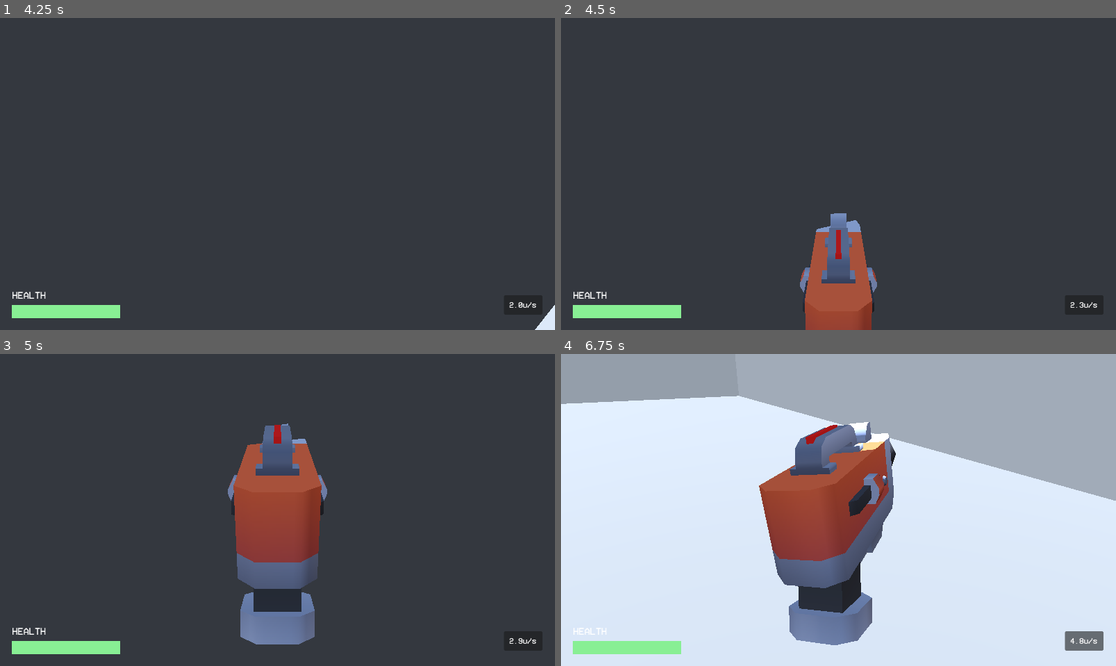
Above: before the commit, frames 1-4 (two rows, left to right).
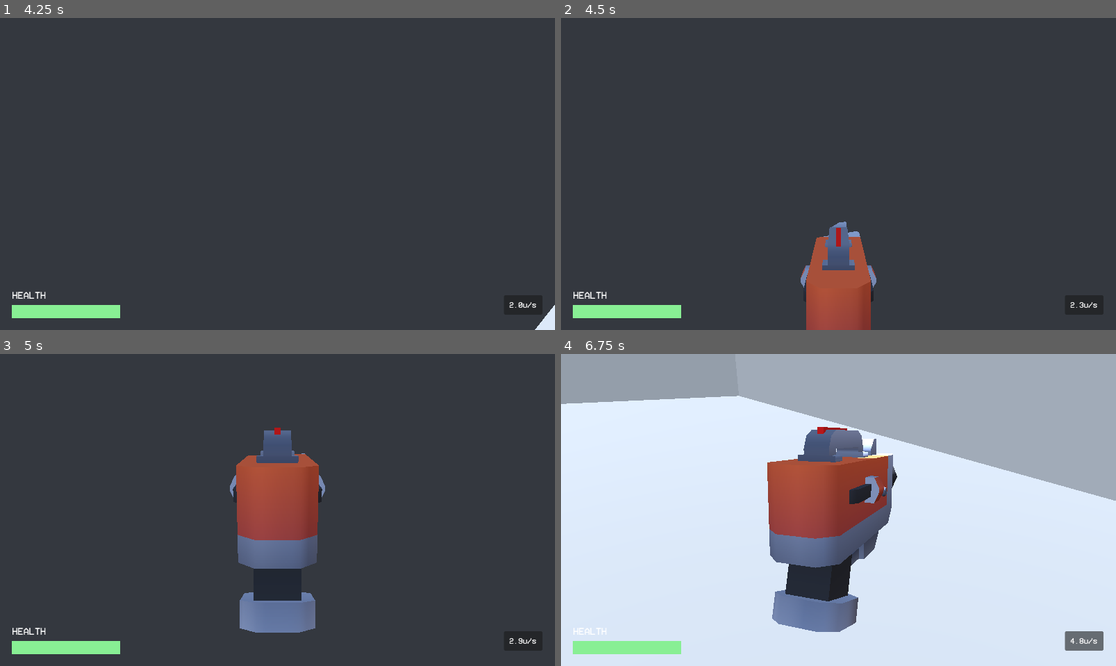
Above: after the commit, the same moments.

Repository: ts-scik/goop-gun
Game: Godot game, scene res://Prefabs/main_scene.tscn
The game is run twice, just before and just after one commit, with the same random seed, the same clock (stepped at 60 frames per second) and the same inputs. The engine's default icon, where the game draws it, is replaced by a stand-in: a white triangle on a blue panel in a dark square.
Inputs (mouse positions are in pixels of both pictures, inside the frame that each line leads up to):
- Up to frame 1 (4.25 s): tap Enter at 0.5 s; move the mouse to (305, 174) at 0.52 s; hold Right mouse button (aim_btn) 0.53-1.28 s; hold W (forward) from 0.53 s (still down); tap Space (jump) at 0.77, 1.52, 3.02, 3.77 s; move the mouse to (249, 174) at 1.27 s; tap Ctrl (crouch) at 1.35 s; move the mouse to (288, 167) at 2.02 s; hold Shift (run) 2.03-2.78 s; move the mouse to (271, 180) at 2.77 s; click (271, 180) at 2.85 s; move the mouse to (316, 177) at 3.52 s; hold Right mouse button (aim_btn) from 3.53 s (still down); tap R (reload) at 4.15 s
- Up to frame 2 (4.5 s): keep holding W (forward); move the mouse to (794, 170) at 4.27 s; release Right mouse button (aim_btn) at 4.28 s; tap Ctrl (crouch) at 4.35 s
- Up to frame 3 (5 s): keep holding W (forward); tap Space (jump) at 4.52 s
- Up to frame 4 (6.75 s): tap Space (jump) at 5, 6.02 s; move the mouse to (844, 510) at 5.02 s; hold Shift (run) 5.03-5.78 s; move the mouse to (816, 503) at 5.77 s; release W (forward) at 5.78 s; hold D (right) 5.78-6.53 s; click (816, 503) at 5.85 s; move the mouse to (866, 510) at 6.52 s; hold W (forward) from 6.53 s (still down); hold Right mouse button (aim_btn) from 6.53 s (still down)

Frame 1 is identical in both runs. In frame 2, 0.9% of the frame differs, in the area x 43-57%, y 62-100%; in frame 3, 3.9%; in frame 4, 6.2%, in the area x 35-61%, y 21-94%.

Commit message:
more reload work

Diff:
--- a/Prefabs/Player/camera_controller.tscn
+++ b/Prefabs/Player/camera_controller.tscn
@@ -8,9 +8,9 @@
 [ext_resource type="PackedScene" uid="uid://32skufn11hat" path="res://Prefabs/UI/gun_canvas.tscn" id="6_qfa8c"]
 [ext_resource type="Script" uid="uid://dqx53eq38r370" path="res://Scripts/Player/CameraController/CameraStates/Standard/std_aim_in.gd" id="7_qflef"]
 [ext_resource type="Script" uid="uid://byl3q0kqboru2" path="res://Scripts/Player/CameraController/CameraStates/Standard/std_aim_out.gd" id="8_x1jbq"]
-[ext_resource type="Script" uid="uid://y7afsxon6pw3" path="res://Scripts/Player/CameraController/CameraStates/Reload/reload.gd" id="9_x1jbq"]
-[ext_resource type="Script" uid="uid://cmusqkaw0ownb" path="res://Scripts/Player/CameraController/CameraStates/Reload/reload_in.gd" id="10_qfa8c"]
-[ext_resource type="Script" uid="uid://drp6y868ldt26" path="res://Scripts/Player/CameraController/CameraStates/Reload/reload_out.gd" id="11_y6rwu"]
+[ext_resource type="Script" uid="uid://y7afsxon6pw3" path="res://Scripts/Player/CameraController/CameraStates/Handling/handling.gd" id="9_x1jbq"]
+[ext_resource type="Script" uid="uid://cmusqkaw0ownb" path="res://Scripts/Player/CameraController/CameraStates/Handling/handling_in.gd" id="10_qfa8c"]
+[ext_resource type="Script" uid="uid://drp6y868ldt26" path="res://Scripts/Player/CameraController/CameraStates/Handling/handling_out.gd" id="11_y6rwu"]
 
 [sub_resource type="Curve" id="Curve_7w2as"]
 _limits = [-1.0, 1.0, 0.0, 1.0]
@@ -46,11 +46,11 @@
 [node name="AimOut" type="Node" parent="StateMachine"]
 script = ExtResource("8_x1jbq")
 
-[node name="Reload" type="Node" parent="StateMachine"]
+[node name="Handling" type="Node" parent="StateMachine"]
 script = ExtResource("9_x1jbq")
 
-[node name="ReloadIn" type="Node" parent="StateMachine"]
+[node name="HandlingIn" type="Node" parent="StateMachine"]
 script = ExtResource("10_qfa8c")
 
-[node name="ReloadOut" type="Node" parent="StateMachine"]
+[node name="HandlingOut" type="Node" parent="StateMachine"]
 script = ExtResource("11_y6rwu")
--- a/Scripts/Player/CameraController/CameraStates/Reload/reload_out.gd
+++ b/Scripts/Player/CameraController/CameraStates/Handling/handling.gd
@@ -3,15 +3,20 @@
 
 
 ## Called by the state machine when receiving unhandled input events.
-func handle_input(_event: InputEvent) -> void:
-	if _event.is_action_pressed("reload"):
-		finished.emit("ReloadIn")
+func handle_input(event: InputEvent) -> void:
+	if event.is_action_pressed("reload"):
+		finished.emit("HandlingOut")
+	if Input.mouse_mode == Input.MOUSE_MODE_CAPTURED:
+		# Handle mouse movement
+		if event is InputEventMouseMotion:
+			cmk.mouse_input.x += -event.screen_relative.x * cmk.mouse_sensitivity
+			cmk.mouse_input.y += -event.screen_relative.y * cmk.mouse_sensitivity
+			cmk.gun_input_rotation.y += cmk.mouse_input.x * cmk.camera_sensitivity
+			cmk.gun_input_rotation.x += cmk.mouse_input.y * cmk.camera_sensitivity
 
 
 ## Called by the state machine on the engine's main loop tick.
 func update(delta: float) -> void:
-	cmk.reload_timer = max(cmk.reload_timer-delta, 0.0)
-
 	# Handle mouse input
 	var cam_target_fov : float = self._determine_zoom_fov()
 	var cam_target_tf : Transform3D = self._get_camera_target_transform()
@@ -27,22 +32,17 @@
 	# --- GUNCONTROLLER --- #
 	# Update the gun's position + rotation - MUST BE AFTER MOUSE/CAMERA UPDATES!!
 	# ... at least it did at some point!!
-	_get_gun_target_transform(delta) # [ABSTRACT]
+	_get_gun_target_transform(delta)
 
-	if(cmk.reload_timer <= 0.0):
-		finished.emit("Unaimed")
-		return
+	# --- CLEANUP --- #
+	# Reset mouse input for next frame
+	cmk.mouse_input = Vector2.ZERO
 
 
 ## Returns desired FOV value at current frame
 func _determine_zoom_fov() -> float:
-	if cmk.reload_timer <= 0.0:
-		return cmk.desired_fov
-	return lerpf(
-		cmk.desired_fov,
-		cmk.desired_fov * cmk.reload_fov_percent,
-		cmk.reload_timer / cmk.reload_entry_time
-	)
+	return cmk.desired_fov * cmk.reload_fov_percent
+	#return cmk.desired_fov
 
 
 ## Returns target transform for camera
@@ -58,7 +58,7 @@
 		player_interp.origin + # player origin
 		(player_interp.basis * cmk.gck.gun_reload_position)# holstered position (relative to player
 	)
-	# get position of player head
+	# get position of player head on global coordinate
 	var player_head_interp : Transform3D = (
 		cmk.pmk.camera_controller_anchor.get_global_transform_interpolated()
 	)
@@ -67,21 +67,19 @@
 		gun_target_pos_glob - player_head_interp.origin
 	)
 	# set camera anchor angle to the calculated head-to-gun angle
-	var target_basis = Basis.looking_at(head_to_gun_vec, Vector3.UP, false)
-	var start_basis = Basis.from_euler(
-		Vector3(cmk.input_rotation.x, cmk.input_rotation.y, 0.0)
-	)
-	out_tf.basis = lerp(start_basis, target_basis, cmk.reload_timer/cmk.reload_entry_time)
+	out_tf.basis = Basis.looking_at(head_to_gun_vec, Vector3.UP, false)
 	# set camera position to head position
 	out_tf.origin = player_head_interp.origin
 	# return new camera target transform
 	return out_tf
 
 
+## Gets target transform for gun
 func _get_gun_target_transform(delta) -> Transform3D:
+	# --- GUNMODEL--- #
 	# Create temp output transform
 	var out_tf : Transform3D
-	# get target pos/rot
+	# get base gun target position
 	var player_interp := cmk.pmk.get_global_transform_interpolated()
 	var gun_target_pos : Vector3 = cmk.to_local(
 		player_interp.origin + # player origin
@@ -89,21 +87,29 @@
 		-cmk.gck.gun_model_holder_basepos +
 		cmk.bob_vec # camera viewbob # TODO kinda hate that we have to do this
 	)
-	var gun_start_pos : Vector3 = cmk.to_local(
-		player_interp.origin + # player origin
-		(player_interp.basis * cmk.gck.holstered_pos) + # holstered position (relative to player
-		cmk.bob_vec # camera viewbob # TODO kinda hate that we have to do this
-	)
-	var gun_target_rot : Vector3 = cmk.gck.gun_reload_rotation - Vector3(cmk.rotation.x,0,0)
+	# get base gun target rotation
+	var gun_target_rot : Vector3 = Vector3.ZERO
+	# add reload target rotation
+	gun_target_rot += cmk.gck.gun_reload_rotation
+	# add input rotation
+	gun_target_rot += Vector3(cmk.gun_input_rotation.x, cmk.gun_input_rotation.y, 0)
 
 	# Determine unaimed TF
 	out_tf.basis = Basis.from_euler(gun_target_rot)
-	out_tf.origin = lerp(gun_start_pos, gun_target_pos, cmk.reload_timer/cmk.reload_entry_time)
+	out_tf.origin = gun_target_pos
 
 	# snap to target tf
-	cmk.gck.rotation = Vector3.ZERO
 	cmk.gck.gun_model_holder.rotation = out_tf.basis.get_euler() # rotation, not basis -- preserve scale
 	cmk.gck.position = out_tf.origin
+
+	# --- GUNCONTROLLER --- #
+	# get angle from camera to gun target position
+	var cam_to_gun_vec : Vector3 = (
+		gun_target_pos -
+		cmk.to_local(cmk.player_camera.global_position)
+	)
+	var cam_to_gun_angle = Basis.looking_at(cam_to_gun_vec, Vector3.UP, false).get_euler()
+	cmk.gck.rotation = cam_to_gun_angle
 
 	return out_tf
 
@@ -116,10 +122,10 @@
 ## Called by the state machine upon changing the active state. The `data` parameter
 ## is a dictionary with arbitrary data the state can use to initialize itself.
 func enter(previous_state_path: String, data := {}) -> void:
-	pass
+	cmk.gun_input_rotation = Vector3.ZERO
 
 
 ## Called by the state machine before changing the active state.
 ## Use this function to clean up the state.
 func exit() -> void:
-	pass
+	cmk.gun_input_rotation = Vector3.ZERO
--- a/Scripts/Player/CameraController/CameraStates/Reload/reload_in.gd
+++ b/Scripts/Player/CameraController/CameraStates/Handling/handling_in.gd
@@ -5,7 +5,7 @@
 ## Called by the state machine when receiving unhandled input events.
 func handle_input(_event: InputEvent) -> void:
 	if _event.is_action_pressed("reload"):
-		finished.emit("ReloadOut")
+		finished.emit("HandlingOut")
 
 
 ## Called by the state machine on the engine's main loop tick.
@@ -30,7 +30,7 @@
 	_get_gun_target_transform(delta)
 
 	if(cmk.reload_timer >= cmk.reload_entry_time):
-		finished.emit("Reload")
+		finished.emit("Handling")
 		return
 
 
@@ -79,9 +79,10 @@
 
 
 func _get_gun_target_transform(delta) -> Transform3D:
+	# --- GUNMODEL--- #
 	# Create temp output transform
 	var out_tf : Transform3D
-	# get target pos/rot
+	# get base gun target position
 	var player_interp := cmk.pmk.get_global_transform_interpolated()
 	var gun_target_pos : Vector3 = cmk.to_local(
 		player_interp.origin + # player origin
@@ -89,21 +90,36 @@
 		-cmk.gck.gun_model_holder_basepos +
 		cmk.bob_vec # camera viewbob # TODO kinda hate that we have to do this
 	)
+	# get base gun target rotation
+	var gun_target_rot : Vector3 = Vector3.ZERO
+	# add reload target rotation
+	gun_target_rot += cmk.gck.gun_reload_rotation
+	# add input rotation
+	gun_target_rot += Vector3(cmk.gun_input_rotation.x, cmk.gun_input_rotation.y, 0)
+
+	# get gun start position
 	var gun_start_pos : Vector3 = cmk.to_local(
 		player_interp.origin + # player origin
 		(player_interp.basis * cmk.gck.holstered_pos) + # holstered position (relative to player
 		cmk.bob_vec # camera viewbob # TODO kinda hate that we have to do this
 	)
-	var gun_target_rot : Vector3 = cmk.gck.gun_reload_rotation - Vector3(cmk.rotation.x,0,0)
 
 	# Determine unaimed TF
 	out_tf.basis = Basis.from_euler(gun_target_rot)
 	out_tf.origin = lerp(gun_start_pos, gun_target_pos, cmk.reload_timer/cmk.reload_entry_time)
 
 	# snap to target tf
-	cmk.gck.rotation = Vector3.ZERO
 	cmk.gck.gun_model_holder.rotation = out_tf.basis.get_euler() # rotation, not basis -- preserve scale
 	cmk.gck.position = out_tf.origin
+
+	# --- GUNCONTROLLER --- #
+	# get angle from camera to gun target position
+	var cam_to_gun_vec : Vector3 = (
+		gun_target_pos -
+		cmk.to_local(cmk.player_camera.global_position)
+	)
+	var cam_to_gun_angle = Basis.looking_at(cam_to_gun_vec, Vector3.UP, false).get_euler()
+	cmk.gck.rotation = cam_to_gun_angle
 
 	return out_tf
 
--- a/Scripts/Player/CameraController/CameraStates/Reload/reload.gd
+++ b/Scripts/Player/CameraController/CameraStates/Handling/handling_out.gd
@@ -3,20 +3,15 @@
 
 
 ## Called by the state machine when receiving unhandled input events.
-func handle_input(event: InputEvent) -> void:
-	if event.is_action_pressed("reload"):
-		finished.emit("ReloadOut")
-	if Input.mouse_mode == Input.MOUSE_MODE_CAPTURED:
-		# Handle mouse movement
-		if event is InputEventMouseMotion:
-			cmk.mouse_input.x += -event.screen_relative.x * cmk.mouse_sensitivity
-			cmk.mouse_input.y += -event.screen_relative.y * cmk.mouse_sensitivity
-			cmk.gun_input_rotation.y += cmk.mouse_input.x * cmk.camera_sensitivity
-			cmk.gun_input_rotation.x += cmk.mouse_input.y * cmk.camera_sensitivity
+func handle_input(_event: InputEvent) -> void:
+	if _event.is_action_pressed("reload"):
+		finished.emit("HandlingIn")
 
 
 ## Called by the state machine on the engine's main loop tick.
 func update(delta: float) -> void:
+	cmk.reload_timer = max(cmk.reload_timer-delta, 0.0)
+
 	# Handle mouse input
 	var cam_target_fov : float = self._determine_zoom_fov()
 	var cam_target_tf : Transform3D = self._get_camera_target_transform()
@@ -32,17 +27,22 @@
 	# --- GUNCONTROLLER --- #
 	# Update the gun's position + rotation - MUST BE AFTER MOUSE/CAMERA UPDATES!!
 	# ... at least it did at some point!!
-	_get_gun_target_transform(delta)
+	_get_gun_target_transform(delta) # [ABSTRACT]
 
-	# --- CLEANUP --- #
-	# Reset mouse input for next frame
-	cmk.mouse_input = Vector2.ZERO
+	if(cmk.reload_timer <= 0.0):
+		finished.emit("Unaimed")
+		return
 
 
 ## Returns desired FOV value at current frame
 func _determine_zoom_fov() -> float:
-	return cmk.desired_fov * cmk.reload_fov_percent
-	#return cmk.desired_fov
+	if cmk.reload_timer <= 0.0:
+		return cmk.desired_fov
+	return lerpf(
+		cmk.desired_fov,
+		cmk.desired_fov * cmk.reload_fov_percent,
+		cmk.reload_timer / cmk.reload_entry_time
+	)
 
 
 ## Returns target transform for camera
@@ -67,18 +67,22 @@
 		gun_target_pos_glob - player_head_interp.origin
 	)
 	# set camera anchor angle to the calculated head-to-gun angle
-	out_tf.basis = Basis.looking_at(head_to_gun_vec, Vector3.UP, false)
+	var target_basis = Basis.looking_at(head_to_gun_vec, Vector3.UP, false)
+	var start_basis = Basis.from_euler(
+		Vector3(cmk.input_rotation.x, cmk.input_rotation.y, 0.0)
+	)
+	out_tf.basis = lerp(start_basis, target_basis, cmk.reload_timer/cmk.reload_entry_time)
 	# set camera position to head position
 	out_tf.origin = player_head_interp.origin
 	# return new camera target transform
 	return out_tf
 
 
-## Gets target transform for gun
 func _get_gun_target_transform(delta) -> Transform3D:
+	# --- GUNMODEL--- #
 	# Create temp output transform
 	var out_tf : Transform3D
-	# get target pos/rot
+	# get base gun target position
 	var player_interp := cmk.pmk.get_global_transform_interpolated()
 	var gun_target_pos : Vector3 = cmk.to_local(
 		player_interp.origin + # player origin
@@ -86,20 +90,36 @@
 		-cmk.gck.gun_model_holder_basepos +
 		cmk.bob_vec # camera viewbob # TODO kinda hate that we have to do this
 	)
-	var gun_target_rot : Vector3 = cmk.gck.gun_reload_rotation - Vector3(cmk.rotation.x,0,0)
-
+	# get base gun target rotation
+	var gun_target_rot : Vector3 = Vector3.ZERO
+	# add reload target rotation
+	gun_target_rot += cmk.gck.gun_reload_rotation
+	# add input rotation
 	gun_target_rot += Vector3(cmk.gun_input_rotation.x, cmk.gun_input_rotation.y, 0)
 
-	# Determine unaimed TF
-	out_tf = Transform3D(
-		Basis.from_euler(gun_target_rot),
-		gun_target_pos
+	# get gun start position
+	var gun_start_pos : Vector3 = cmk.to_local(
+		player_interp.origin + # player origin
+		(player_interp.basis * cmk.gck.holstered_pos) + # holstered position (relative to player
+		cmk.bob_vec # camera viewbob # TODO kinda hate that we have to do this
 	)
 
+	# Determine unaimed TF
+	out_tf.basis = Basis.from_euler(gun_target_rot)
+	out_tf.origin = lerp(gun_start_pos, gun_target_pos, cmk.reload_timer/cmk.reload_entry_time)
+
 	# snap to target tf
-	cmk.gck.rotation = Vector3.ZERO
 	cmk.gck.gun_model_holder.rotation = out_tf.basis.get_euler() # rotation, not basis -- preserve scale
 	cmk.gck.position = out_tf.origin
+
+	# --- GUNCONTROLLER --- #
+	# get angle from camera to gun target position
+	var cam_to_gun_vec : Vector3 = (
+		gun_target_pos -
+		cmk.to_local(cmk.player_camera.global_position)
+	)
+	var cam_to_gun_angle = Basis.looking_at(cam_to_gun_vec, Vector3.UP, false).get_euler()
+	cmk.gck.rotation = cam_to_gun_angle
 
 	return out_tf
 
@@ -112,10 +132,10 @@
 ## Called by the state machine upon changing the active state. The `data` parameter
 ## is a dictionary with arbitrary data the state can use to initialize itself.
 func enter(previous_state_path: String, data := {}) -> void:
-	cmk.gun_input_rotation = Vector3.ZERO
+	pass
 
 
 ## Called by the state machine before changing the active state.
 ## Use this function to clean up the state.
 func exit() -> void:
-	cmk.gun_input_rotation = Vector3.ZERO
+	pass
--- a/Scripts/Player/CameraController/CameraStates/Standard/std_camerastate.gd
+++ b/Scripts/Player/CameraController/CameraStates/Standard/std_camerastate.gd
@@ -22,7 +22,7 @@
 	if event.is_action_pressed("reload"):
 		cmk.ads_timer = 0.0
 		cmk.aim_held = false
-		finished.emit("ReloadIn")
+		finished.emit("HandlingIn")
 	# do regular mouse input capture
 	if Input.mouse_mode == Input.MOUSE_MODE_CAPTURED:
 		# Handle mouse movement
Renamed: Scripts/Player/CameraController/CameraStates/Reload/reload.gd.uid -> Scripts/Player/CameraController/CameraStates/Handling/handling.gd.uid
Renamed: Scripts/Player/CameraController/CameraStates/Reload/reload_in.gd.uid -> Scripts/Player/CameraController/CameraStates/Handling/handling_in.gd.uid
Renamed: Scripts/Player/CameraController/CameraStates/Reload/reload_out.gd.uid -> Scripts/Player/CameraController/CameraStates/Handling/handling_out.gd.uid
